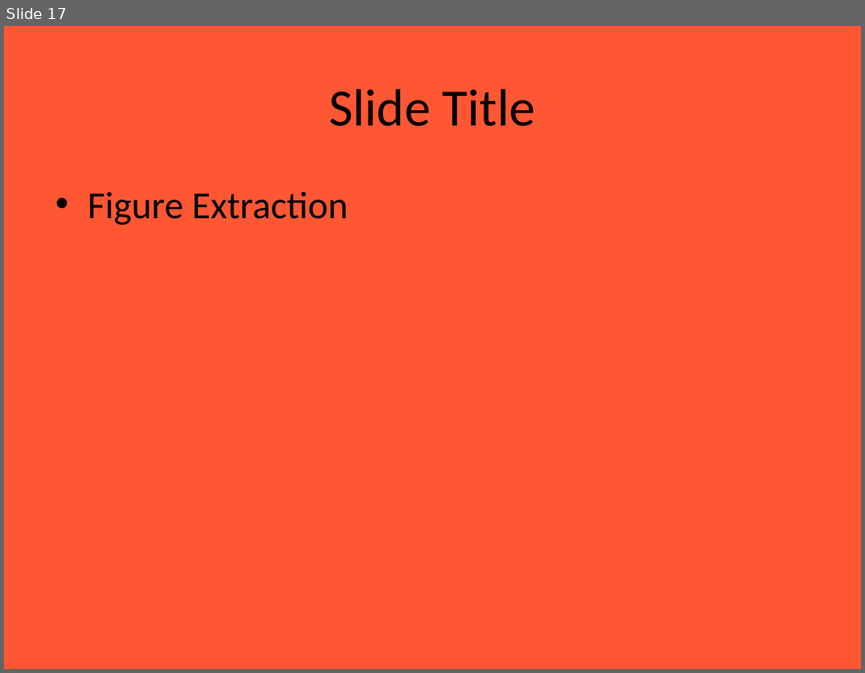
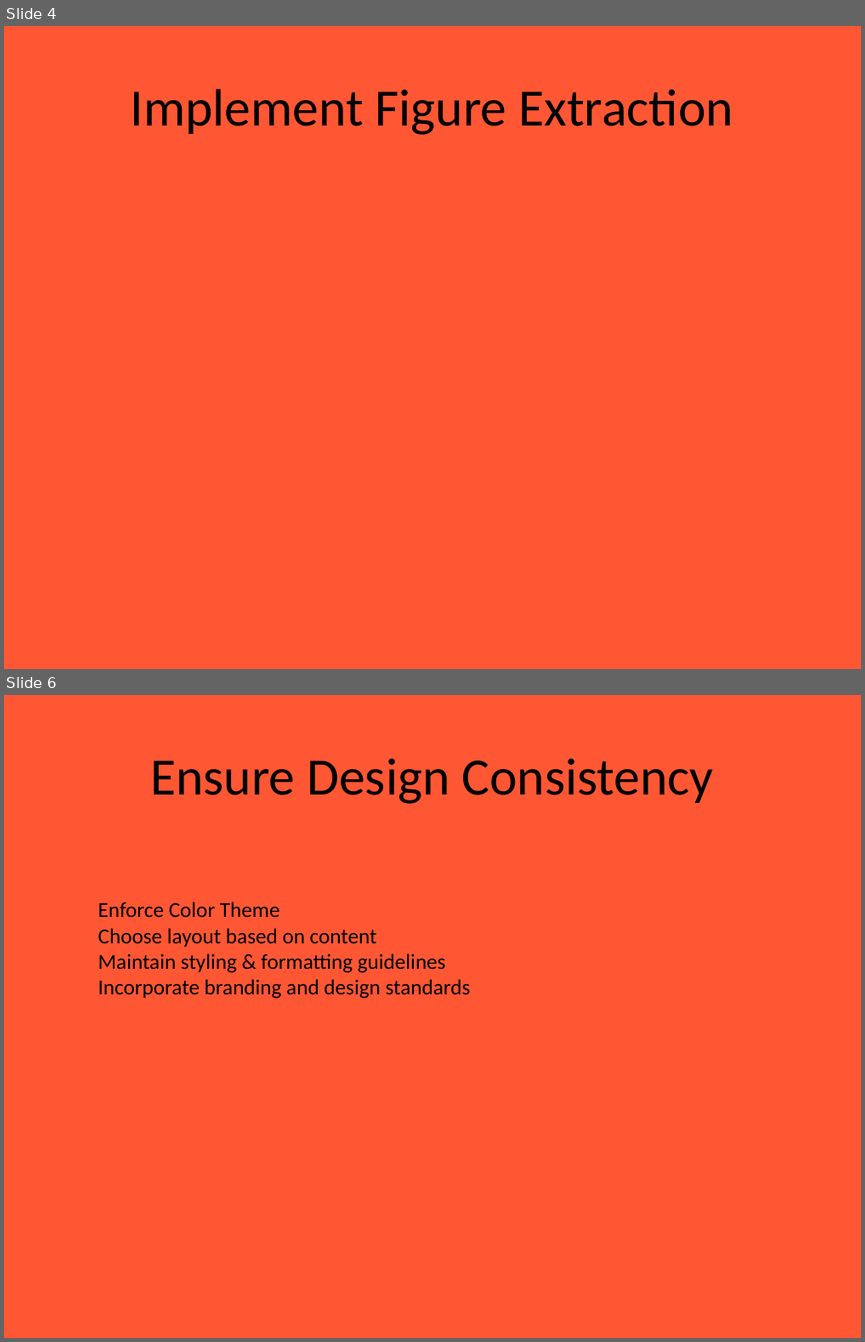
Before and after one commit to Chanyen20/slideCraft, a slide deck: server/uploads/SmartSlideGen.pptx. Shown one above the other, each under a label of ours: slide 17 before the commit, slides 4 and 6 after it; the slides between them are not shown. The pictures are 865x673 and 865x1342 pixels, drawn with LibreOffice and Linux fonts; fonts in the diff are those of the drawing. Boxes give left, top, right and bottom in pixels: in the first picture for what was removed or moved away, otherwise in the second. Text is boxed around its words. In the diff, an @@ line names an element or a change of style, - is before the commit and + after.

```diff
--- a/server/uploads/SmartSlideGen.pptx
+++ b/server/uploads/SmartSlideGen.pptx
@@ slide 6 added at box(4, 695, 861, 1338), background #FF5733 @@
@@ title added at box(150, 758, 713, 804), 44 pt, text #000000 @@
+Ensure Design Consistency
@@ text added at box(98, 902, 471, 998), 18 pt, text #000000 @@
+Enforce Color Theme
+Choose layout based on content
+Maintain styling & formatting guidelines
+Incorporate branding and design standards
@@ what was slide 17 is now slide 4 @@
@@ slide 4 changed as well @@
@@ title at box(131, 89, 732, 135): text changed @@
-Slide Title
+Implement Figure Extraction
@@ text removed at box(87, 192, 348, 225) @@
-• Figure Extraction
```
Also in this commit, not shown: 1 other slide changed, 3 other slides added, 40 slides removed, 2 other files.
